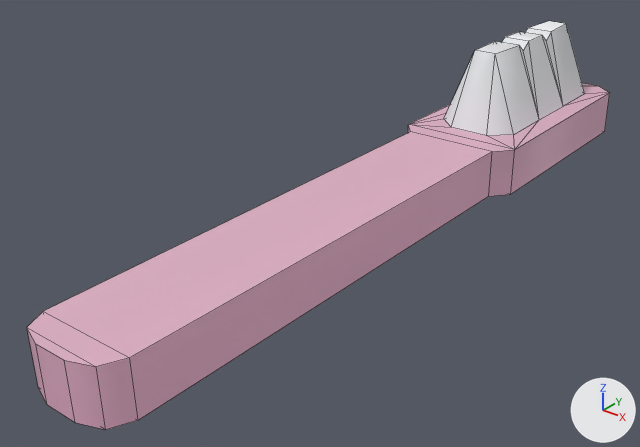
What one commit did to the FBX model Assets/Models/TinyTreats Bathroom/toothbrush_pink.fbx.
Both versions are drawn from a 50 mm camera at (0.337, -0.491, 0.289) aimed at (-0.028, -0.034, 0.006). Every picture has the same lights, and +X, +Y and +Z are marked at lower right. Mesh edges are drawn as thin lines. Objects named as collision shapes, trigger or cutter boxes, shadow casters or lower levels of detail are left out. Where no turn or scale is listed for an object, it has been applied to the vertices.

The first picture shows 'toothbrush_pink'.
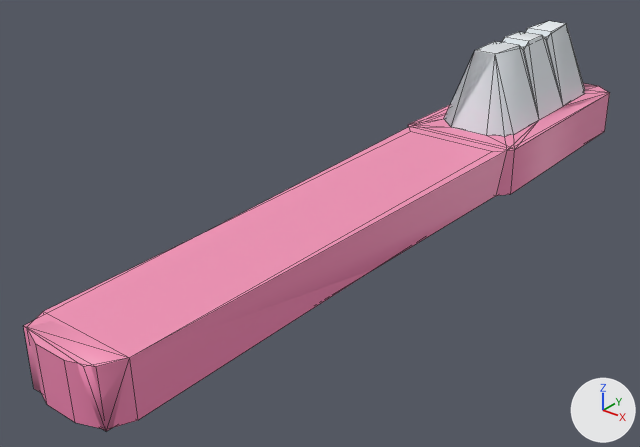
The change, as JSON lines over the scene's bpy script:
```json
{"op": "set", "path": "img_tiny_treats_texture_1_png", "old": "load_image('tiny_treats_texture_1.png', 'tiny_treats_texture_1.png', 1024, 1024, 'Non-Color')", "new": "load_image('tiny_treats_texture_1.png', 'tiny_treats_texture_1.png', 1024, 1024, 'sRGB')"}
{"op": "remove", "block": "mat_tiny_treats_1", "code": "n3 = _N.new('ShaderNodeTexImage'); n3.name = 'Image Texture.001'"}
{"op": "remove", "block": "mat_tiny_treats_1", "code": "n3.image = img_tiny_treats_texture_1_png"}
{"block": "mat_tiny_treats_1", "where": "n0 = _N.new('ShaderNodeBsdfPrincipled'); n0.name = 'Principled BSDF'"}
{"op": "remove", "block": "mat_tiny_treats_1", "code": "_L.new(n3.outputs[0], n0.inputs[4])  # 'Color' to 'Alpha'"}
{"block": "mat_tiny_treats_1", "where": "n2 = _N.new('ShaderNodeTexImage'); n2.name = 'Image Texture'"}
{"op": "add", "block": "mat_tiny_treats_1", "code": "_L.new(n2.outputs[1], n0.inputs[4])  # 'Alpha' to 'Alpha'"}
{"op": "add", "block": "me_toothbrush_pink_001", "code": ["me_toothbrush_pink_001 = bpy.data.meshes.new('toothbrush_pink.001')", "me_toothbrush_pink_001.from_pydata(...)  # 34 vertices, 38 faces; spans x -0.05..0.05, y -0.282..0.315, z 0.0..0.1", "me_toothbrush_pink_001.materials.append(mat_tiny_treats_1)  # picture img_tiny_treats_texture_1_png"]}
{"op": "add", "block": "ob_toothbrush_pink_lod1", "code": ["ob_toothbrush_pink_lod1 = bpy.data.objects.new('toothbrush_pink_LOD1', me_toothbrush_pink_001)", "ob_toothbrush_pink_lod1.location = (0.0, 0.0, 0.0)"]}
```

What differs and where, as boxes (x1, y1, x2, y2) in the pictures (640 x 447 px):
```json
{"object": "toothbrush_pink", "change": "surface changed", "before": [27, 21, 610, 430], "after": [27, 21, 610, 430]}
{"object": "toothbrush_pink_LOD1", "change": "added", "after": [24, 27, 609, 431], "on screen": "pink"}
```
